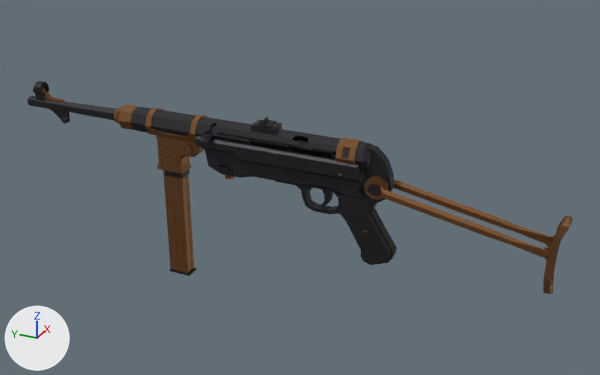
An edit to the Blender file assets/models/weapons/guns/mp40/model.blend, drawn before and after from the same camera.
Camera for both pictures: a 50 mm lens placed at (-0.97, -0.486, 0.527), pointed at (0.022, -0.04, 0.031). The lights are fixed; the arrows at lower left show +X, +Y and +Z. The first picture is the older version.

Script lines for the objects in view, before the commit:
```python
me_mp40 = bpy.data.meshes.new('mp40')
me_mp40.from_pydata(...)  # 2707 vertices, 5059 faces; spans x -0.048..0.024, y -0.417..0.417, z -0.14..0.14
me_mp40.materials.append(mat_material_008)  # dark grey #3f3f42
me_mp40.materials.append(mat_material_014)  # dark grey #3f3f42
me_mp40.materials.append(mat_material_015)  # dark grey #3f3f42
me_mp40.materials.append(mat_material_016)  # dark grey #3f3f42
me_mp40.materials.append(mat_material_017)  # dark grey #3f3f42
me_mp40.materials.append(mat_material_018)  # brown #89613f
me_mp40.materials.append(mat_material_019)  # dark grey #3f3f42
me_mp40.materials.append(mat_material_020)  # dark grey #3f3f42
me_mp40.materials.append(mat_material_021)  # dark grey #3f3f42
me_mp40.materials.append(mat_material_022)  # dark grey #3f3f42
me_mp40.materials.append(mat_material_023)  # brown #89613f
me_mp40.materials.append(mat_material_024)  # dark grey #3f3f42
me_mp40.materials.append(mat_material_025)  # dark grey #3f3f42
ob_mp40 = bpy.data.objects.new('mp40', me_mp40)
ob_mp40.location = (0.0, 0.0, 0.0)
```
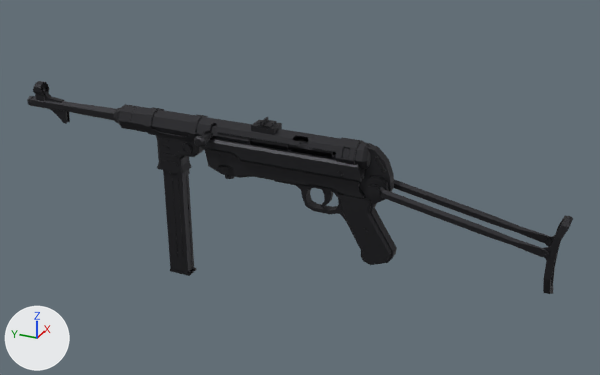
Changed parts and their boxes [x1, y1, x2, y2] in the pictures (600 x 375 px):
part 1 of me_mp40, recoloured
    both: [41, 87, 573, 294]
part 2 of me_mp40, recoloured
    both: [63, 117, 550, 273]

What the commit changed:
Material 'bullet' (mat_bullet) is new.
Its base color is (0.498, 0.42, 0.0684) (yellow #bbad4a).
Its metallic is 1.0.
Its roughness is 0.553.
Its specular ior level is 1.0.
me_mp40 has 2707 vertices, 5059 faces and spans x -0.048..0.024, y -0.417..0.417, z -0.14..0.14.
me_mp40 is used by ob_mp40; location (0.0, 0.0, 0.0).
me_mp40 no longer uses material mat_material_014 (dark grey #3f3f42).
me_mp40 no longer uses material mat_material_015 (dark grey #3f3f42).
me_mp40 no longer uses material mat_material_016 (dark grey #3f3f42).
me_mp40 no longer uses material mat_material_017 (dark grey #3f3f42).
me_mp40 no longer uses material mat_material_019 (dark grey #3f3f42).
me_mp40 no longer uses material mat_material_020 (dark grey #3f3f42).
me_mp40 no longer uses material mat_material_021 (dark grey #3f3f42).
me_mp40 no longer uses material mat_material_022 (dark grey #3f3f42).
me_mp40 no longer uses material mat_material_024 (dark grey #3f3f42).
me_mp40 no longer uses material mat_material_025 (dark grey #3f3f42).
me_mp40 part 1: all 1158 faces that had it switch from mat_material_018 (brown #89613f) to mat_material_008 (dark grey #3f3f42).
me_mp40 part 2: all 728 faces that had it switch from mat_material_023 (brown #89613f) to mat_material_008 (dark grey #3f3f42).
me_mp40 gains material mat_bullet (yellow #bbad4a).
